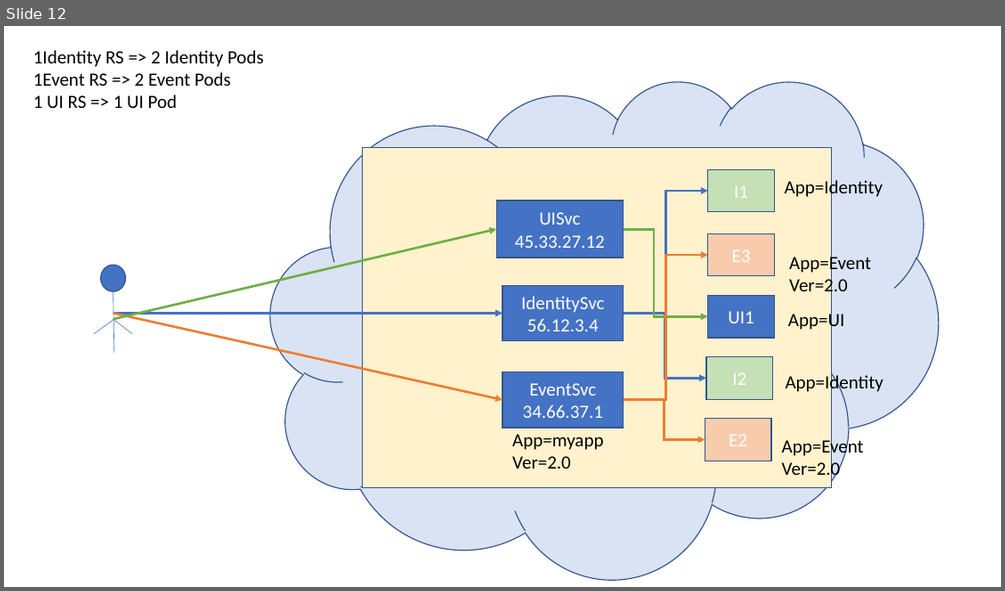
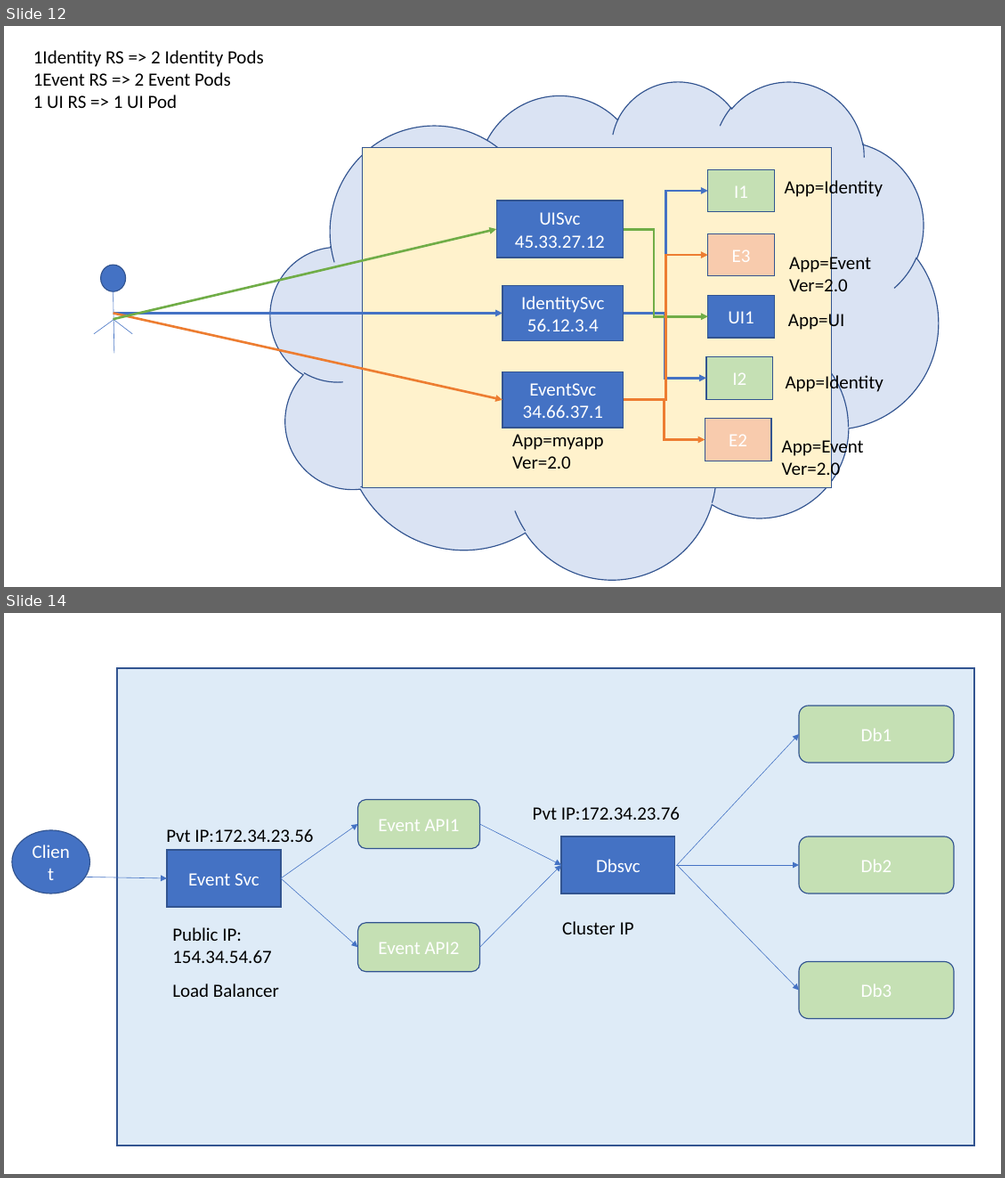
Before and after one commit to sonusathyadas/Microservices-Training-Materials, a slide deck: Azure.pptx. Shown one above the other, each under a label of ours: slide 12 before the commit, slides 12 and 14 after it; the slides between them are not shown. The pictures are 1005x591 and 1005x1178 pixels, drawn with LibreOffice and Linux fonts; fonts in the diff are those of the drawing. Boxes give left, top, right and bottom in pixels: in the first picture for what was removed or moved away, otherwise in the second. Text is boxed around its words. In the diff, an @@ line names an element or a change of style, - is before the commit and + after.

```diff
--- a/Azure.pptx
+++ b/Azure.pptx
@@ slide 14 added at (4, 613, 1001, 1174), background #FFFFFF @@
@@ rectangle added at (117, 668, 974, 1145), fill #DEEBF7, outline #325491 1 pt @@
@@ rounded rectangle added at (799, 706, 954, 763), fill #C5E0B4, outline #325491 1 pt, 18 pt, text #FFFFFF @@
+Db1
@@ arrow added from (677, 865) to (799, 734), #4472C4 0.5 pt @@
@@ rounded rectangle added at (357, 799, 479, 848), fill #C5E0B4, outline #325491 1 pt, 18 pt, text #FFFFFF @@
+Event API1
@@ arrow added from (281, 878) to (357, 824), #4472C4 0.5 pt @@
@@ arrow added from (479, 824) to (561, 865), #4472C4 0.5 pt @@
@@ text added at (533, 806, 680, 819), 18 pt, text #000000 @@
+Pvt IP:172.34.23.76
@@ ellipse added at (12, 830, 90, 893), fill #4472C4, outline #325491 1 pt, 18 pt, text #FFFFFF @@
+Client
@@ text added at (166, 828, 313, 842), 18 pt, text #000000 @@
+Pvt IP:172.34.23.56
@@ rectangle added at (167, 850, 281, 907), fill #4472C4, outline #325491 1 pt, 18 pt, text #FFFFFF @@
+Event Svc
@@ rectangle added at (561, 836, 675, 893), fill #4472C4, outline #325491 1 pt, 18 pt, text #FFFFFF @@
+Dbsvc
@@ rounded rectangle added at (799, 836, 954, 893), fill #C5E0B4, outline #325491 1 pt, 18 pt, text #FFFFFF @@
+Db2
@@ arrow added from (31, 876) to (167, 878), #4472C4 0.5 pt @@
@@ arrow added from (281, 878) to (357, 948), #4472C4 0.5 pt @@
@@ arrow added from (479, 948) to (561, 865), #4472C4 0.5 pt @@
@@ arrow added from (676, 865) to (799, 865), #4472C4 0.5 pt @@
@@ arrow added from (677, 865) to (799, 989), #4472C4 0.5 pt @@
@@ text added at (172, 927, 272, 963), 18 pt, text #000000 @@
+Public IP: 154.34.54.67
@@ rounded rectangle added at (357, 923, 479, 971), fill #C5E0B4, outline #325491 1 pt, 18 pt, text #FFFFFF @@
+Event API2
@@ text added at (562, 921, 634, 934), 18 pt, text #000000 @@
+Cluster IP
@@ text added at (172, 983, 279, 997), 18 pt, text #000000 @@
+Load Balancer
@@ rounded rectangle added at (799, 962, 954, 1018), fill #C5E0B4, outline #325491 1 pt, 18 pt, text #FFFFFF @@
+Db3
```
Also in this commit, not shown: 1 slide changed, 2 other files.
